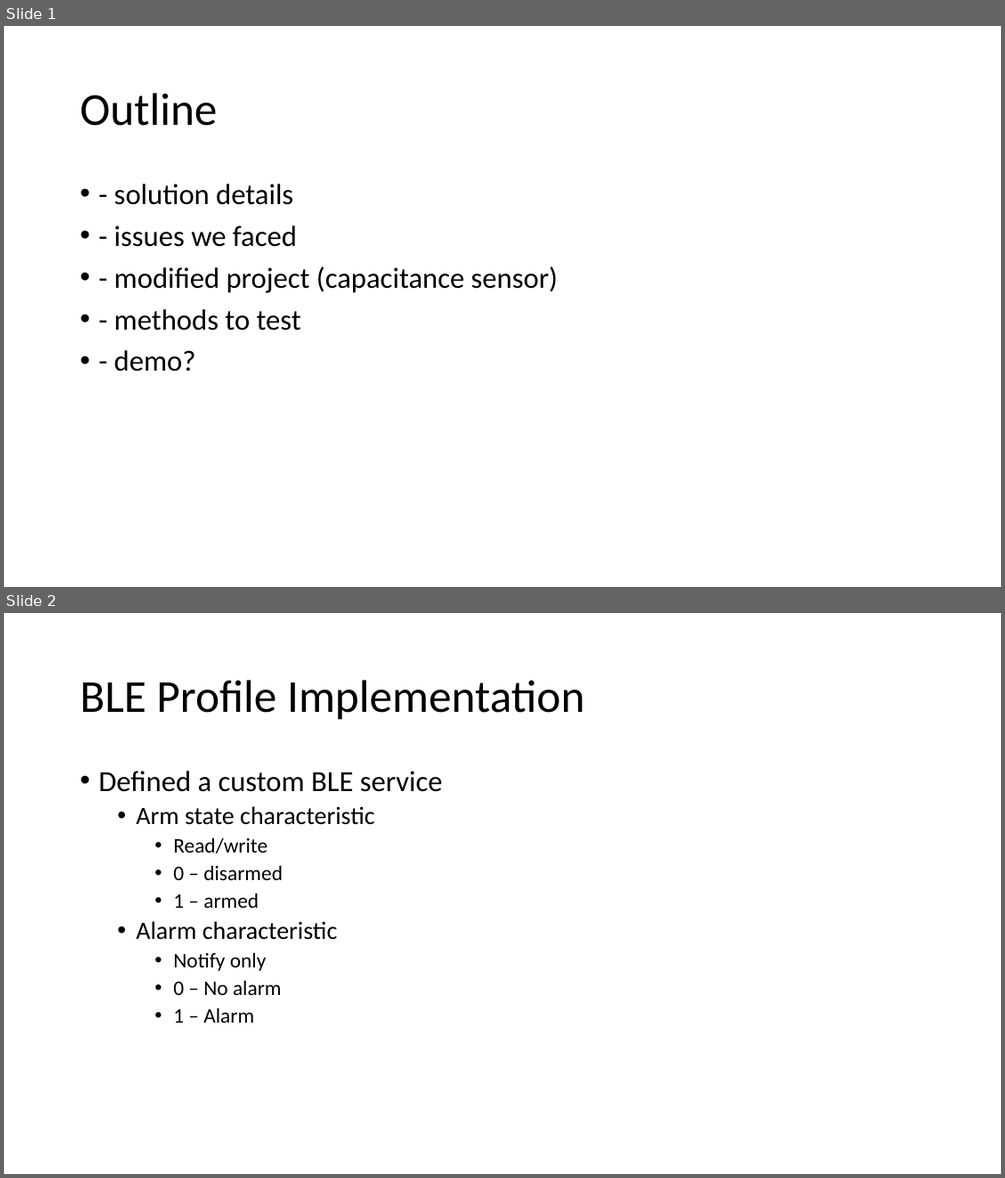
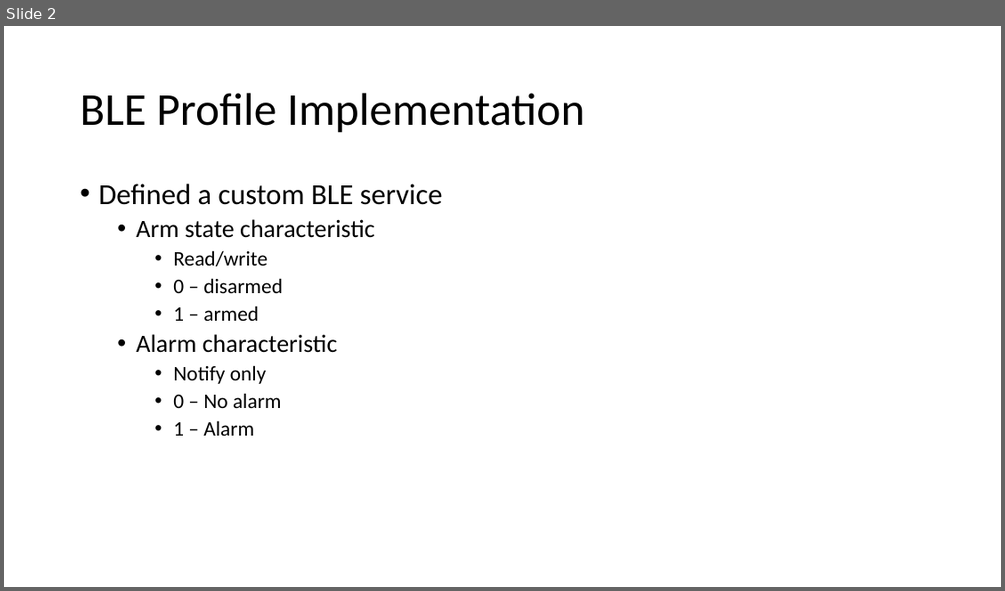
Before and after one commit to jbw3/CPE621Project, a slide deck: docs/Caleb_FinalPresentation_Inputs.pptx. Shown one above the other, each under a label of ours: slides 1 and 2 before the commit, slide 2 after it. The pictures are 1005x1178 and 1005x591 pixels, drawn with LibreOffice and Linux fonts; fonts in the diff are those of the drawing. Boxes give left, top, right and bottom in pixels: in the first picture for what was removed or moved away, otherwise in the second. Text is boxed around its words. In the diff, an @@ line names an element or a change of style, - is before the commit and + after.

```diff
--- a/docs/Caleb_FinalPresentation_Inputs.pptx
+++ b/docs/Caleb_FinalPresentation_Inputs.pptx
@@ slide 1 removed at box(4, 26, 1001, 587), background #FFFFFF @@
@@ title removed at box(80, 93, 217, 126) @@
-Outline
@@ text removed at box(114, 184, 558, 371) @@
-• - solution details
-• - issues we faced
-• - modified project (capacitance sensor)
-• - methods to test
-• - demo?
```
Also in this commit, not shown: 1 slide changed, 1 slide added.
